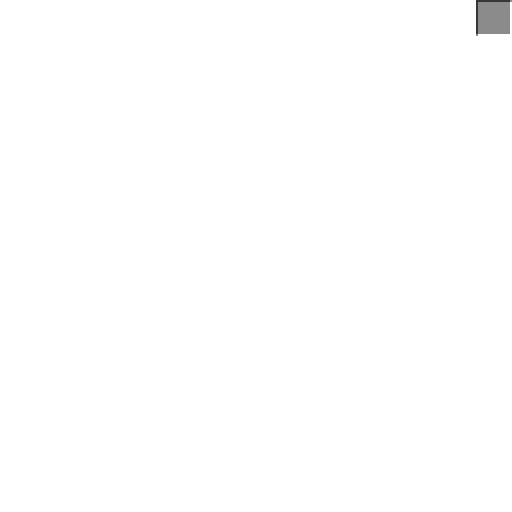
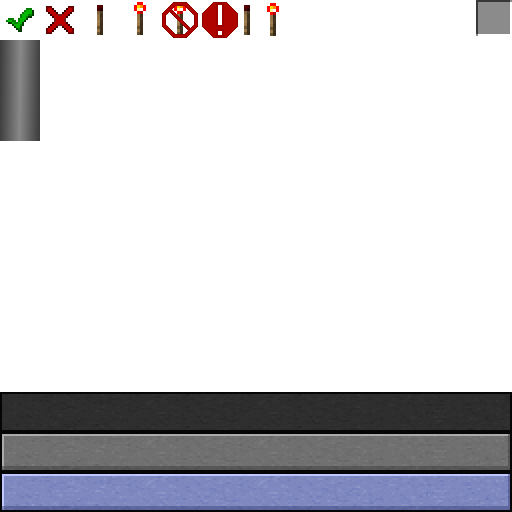
The second 512 × 512 image is a revision of the first. Changes to its layers:
showed "Textures", painted on it over (0, 2, 512, 512)
painted on "Outlines" over (0, 40, 40, 141)
